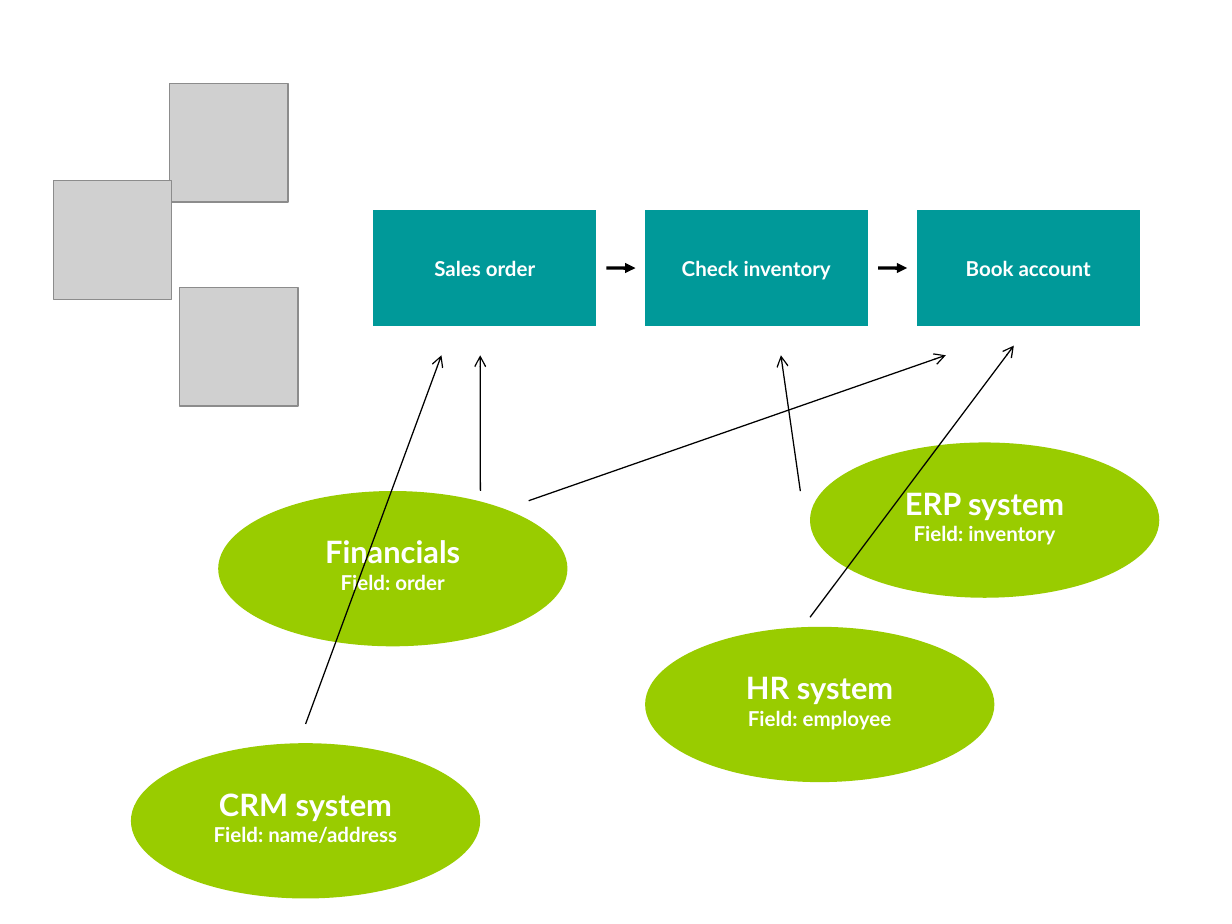
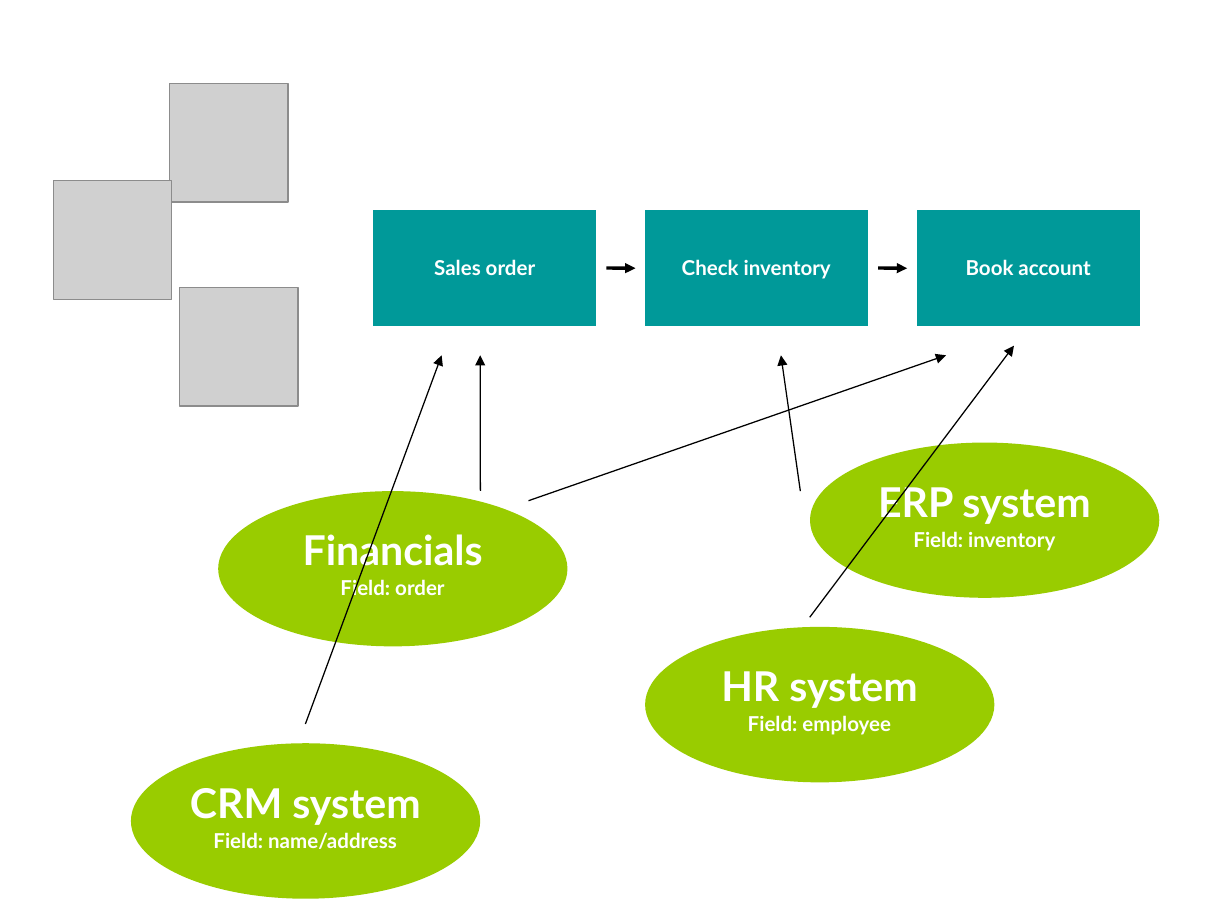
Before and after one commit to Dexels/navajo, a slide deck: slide 5 of doc/Frinn2.ppt. Drawn at 1232x924 pixels with LibreOffice and Linux fonts; fonts in the diff are those of the drawing; grey boxes stand for pictures. Boxes give left, top, right and bottom in pixels: in the first picture for what was removed or moved away, otherwise in the second. Text is boxed around its words. In the diff, an @@ line names an element or a change of style, - is before the commit and + after.

```diff
--- a/doc/Frinn2.ppt
+++ b/doc/Frinn2.ppt
@@ arrow (441, 355) - (306, 724): arrowheads changed @@
@@ arrow (480, 355) - (480, 490): arrowheads changed @@
@@ arrow (946, 355) - (529, 500): arrowheads changed @@
@@ arrow (781, 355) - (801, 492): arrowheads changed @@
@@ arrow (1014, 346) - (809, 617): arrowheads changed @@
@@ text at [878, 481, 1090, 525]: size 18 to 24 pt in "ERP system"; line spacing 1 to 0.97 @@
@@ text at [303, 529, 483, 573]: size 18 to 24 pt in "Financials"; line spacing 1 to 0.97 @@
@@ text at [721, 671, 917, 708]: size 18 to 24 pt in "HR system"; line spacing 1 to 0.97 @@
@@ text at [190, 788, 420, 825]: size 18 to 24 pt in "CRM system"; line spacing 1 to 0.97 @@
```
Also in this commit, not shown: 7 other slides changed, 6 other files.
